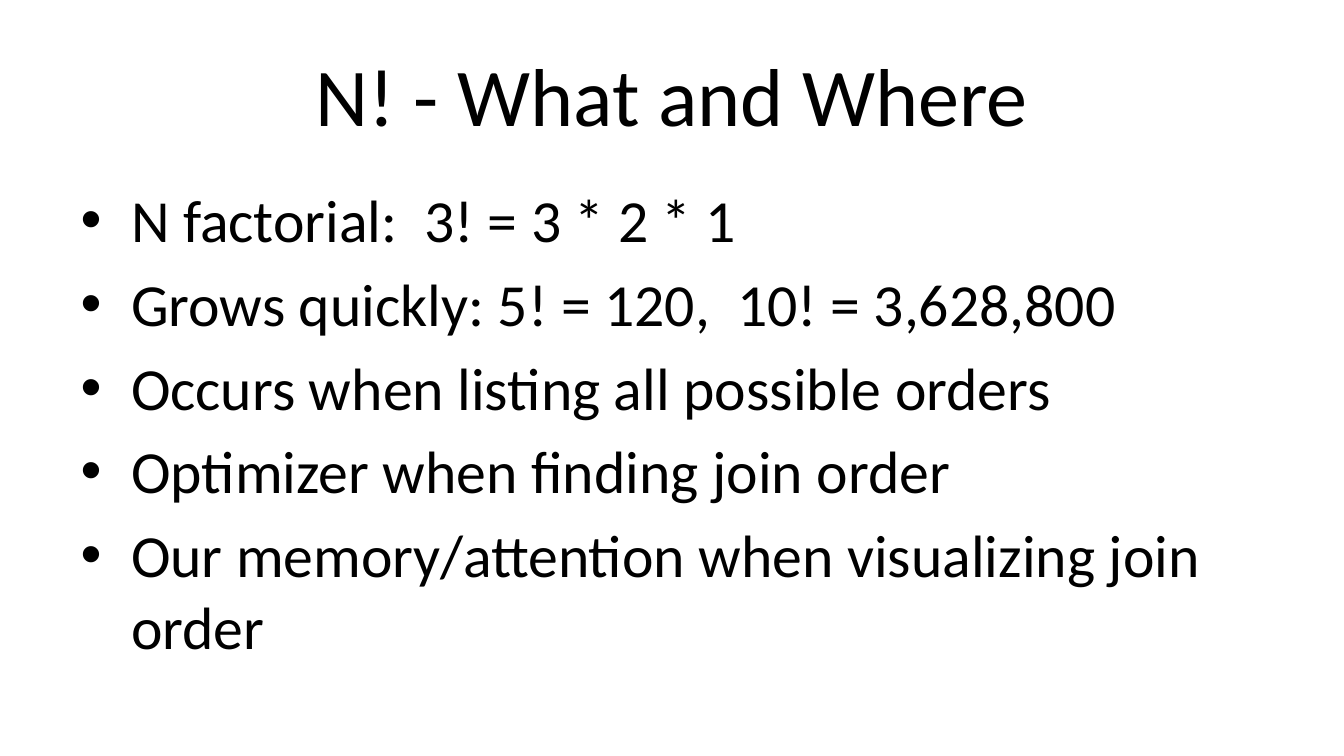
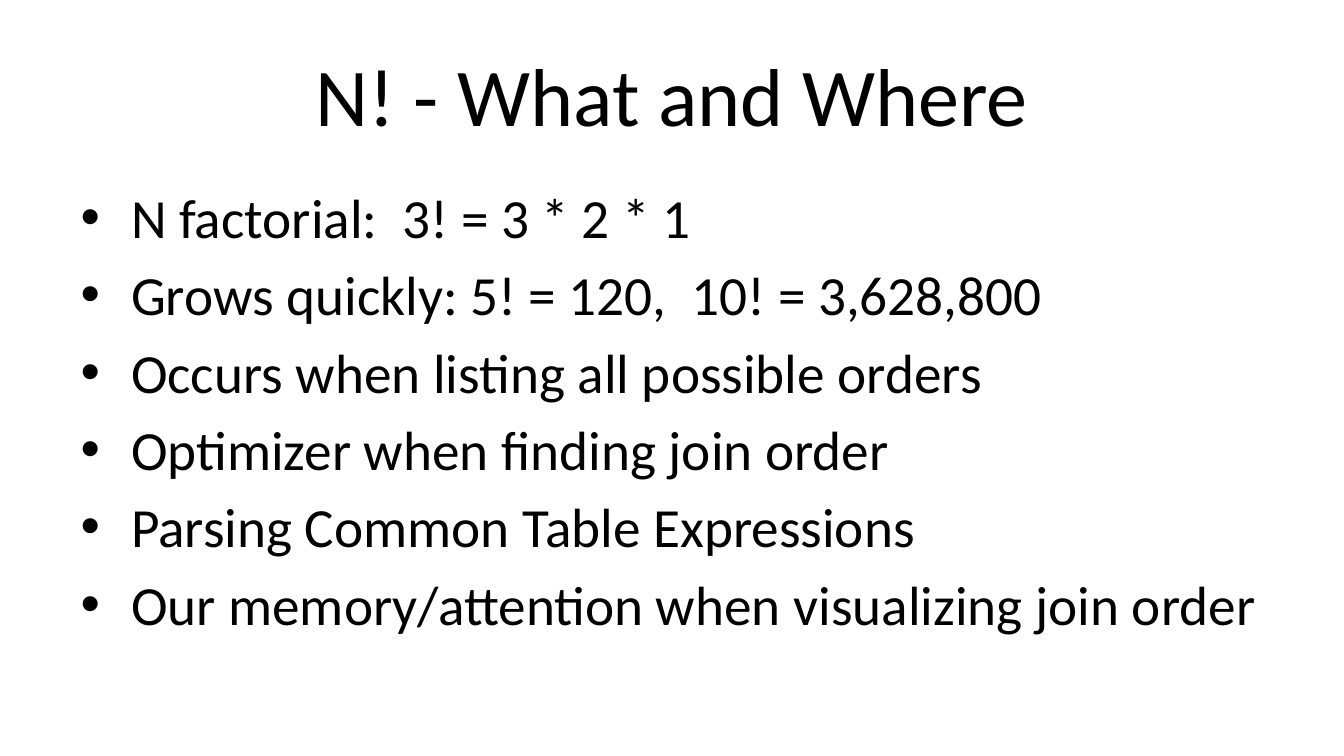
Before and after one commit to ProOracleSQL/space, a slide deck: slide 50 of examples/presentations/Practical Algorithm Analysis for Oracle Developers - Collaborate - 2019_281_Heller.pptx. Drawn at 1344x756 pixels with LibreOffice and Linux fonts; fonts in the diff are those of the drawing. Boxes give left, top, right and bottom in pixels: in the first picture for what was removed or moved away, otherwise in the second. Text is boxed around its words. In the diff, an @@ line names an element or a change of style, - is before the commit and + after.

```diff
--- a/examples/presentations/Practical Algorithm Analysis for Oracle Developers - Collaborate - 2019_281_Heller.pptx
+++ b/examples/presentations/Practical Algorithm Analysis for Oracle Developers - Collaborate - 2019_281_Heller.pptx
@@ text at (131,199,1255,635): size 32 to 29.6 pt in "N factorial: 3! = 3 * 2 ...", "Grows quickly: 5! = 120, 10! = ...", "Occurs when listing all possible orders", "Optimizer when finding join order" and 1 more places @@
@@ text at (131,508,915,557): paragraph added @@
+• Parsing Common Table Expressions
```
Also in this commit, not shown: 4 other slides changed.
